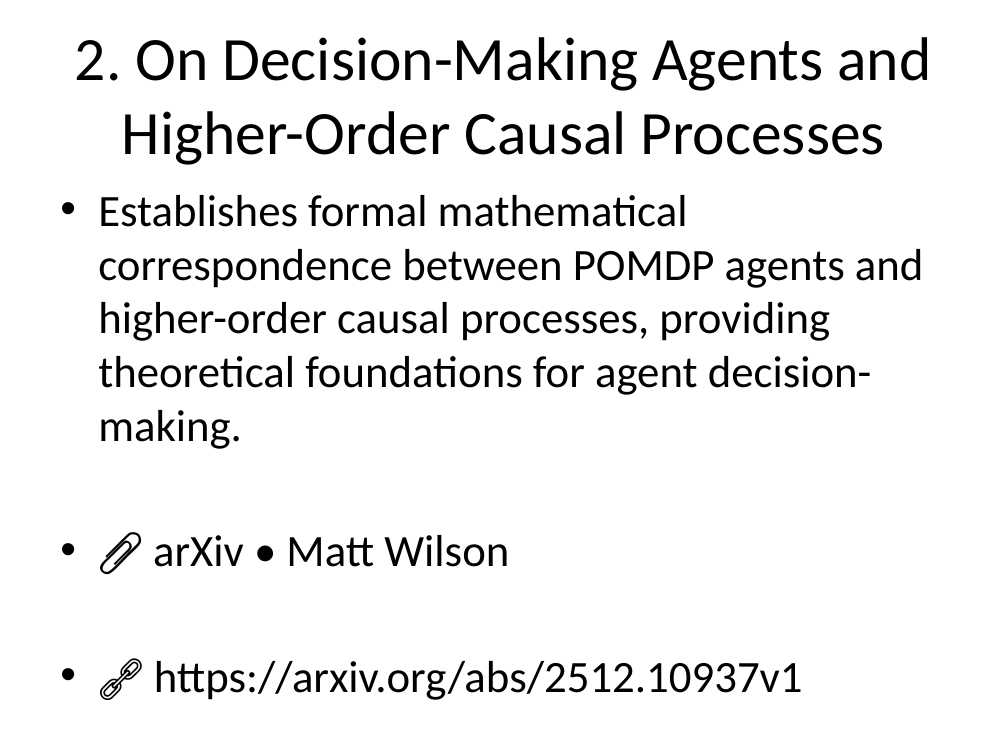
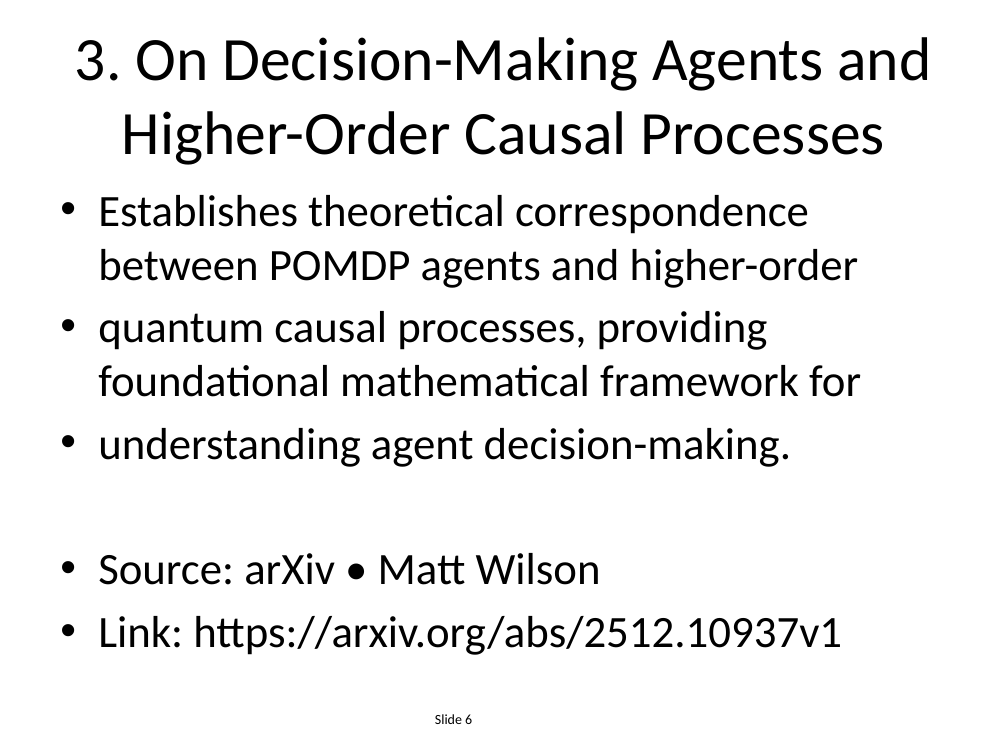
Before and after one commit to EiriniOr/ai-weekly-digest, a slide deck: slide 6 of AI_Weekly_2025-12-14.pptx (slide 5 before the commit). Drawn at 1008x756 pixels with LibreOffice and Linux fonts; fonts in the diff are those of the drawing. Boxes give left, top, right and bottom in pixels: in the first picture for what was removed or moved away, otherwise in the second. Text is boxed around its words. In the diff, an @@ line names an element or a change of style, - is before the commit and + after.

```diff
--- a/AI_Weekly_2025-12-14.pptx
+++ b/AI_Weekly_2025-12-14.pptx
@@ title at (75,37,931,165): text changed @@
-2. On Decision-Making Agents and Higher-Order Causal Processes
+3. On Decision-Making Agents and Higher-Order Causal Processes
@@ text at (98,195,861,655): text changed @@
-• Establishes formal mathematical correspondence between POMDP agents and higher-order causal processes, providing theoretical foundations for agent decision-making.
-• 📎 arXiv • Matt Wilson
-• 🔗 https://arxiv.org/abs/2512.10937v1
+• Establishes theoretical correspondence between POMDP agents and higher-order
+• quantum causal processes, providing foundational mathematical framework for
+• understanding agent decision-making.
+• Source: arXiv • Matt Wilson
+• Link: https://arxiv.org/abs/2512.10937v1
@@ text added at (435,714,472,724), 10 pt, text #000000 @@
+Slide 6
```
Also in this commit, not shown: 23 other slides changed, 1 slide added, 1 slide removed.
